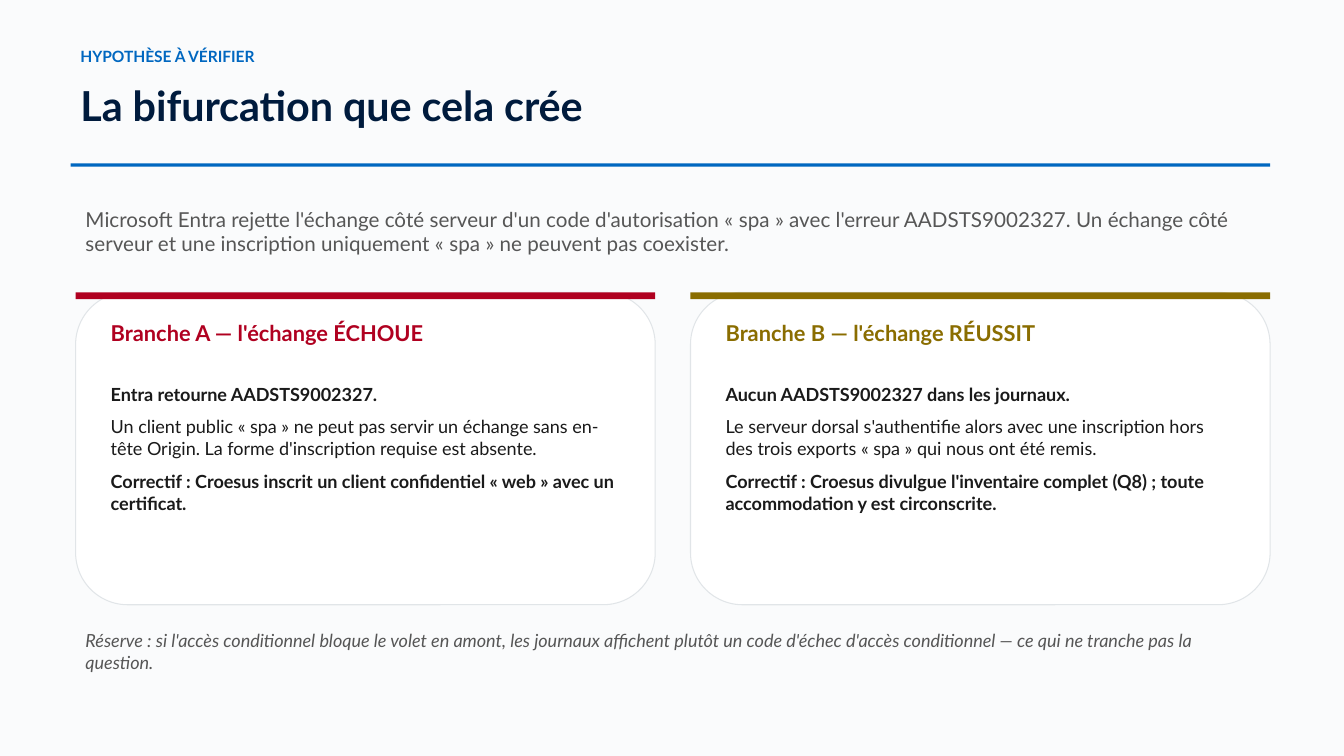
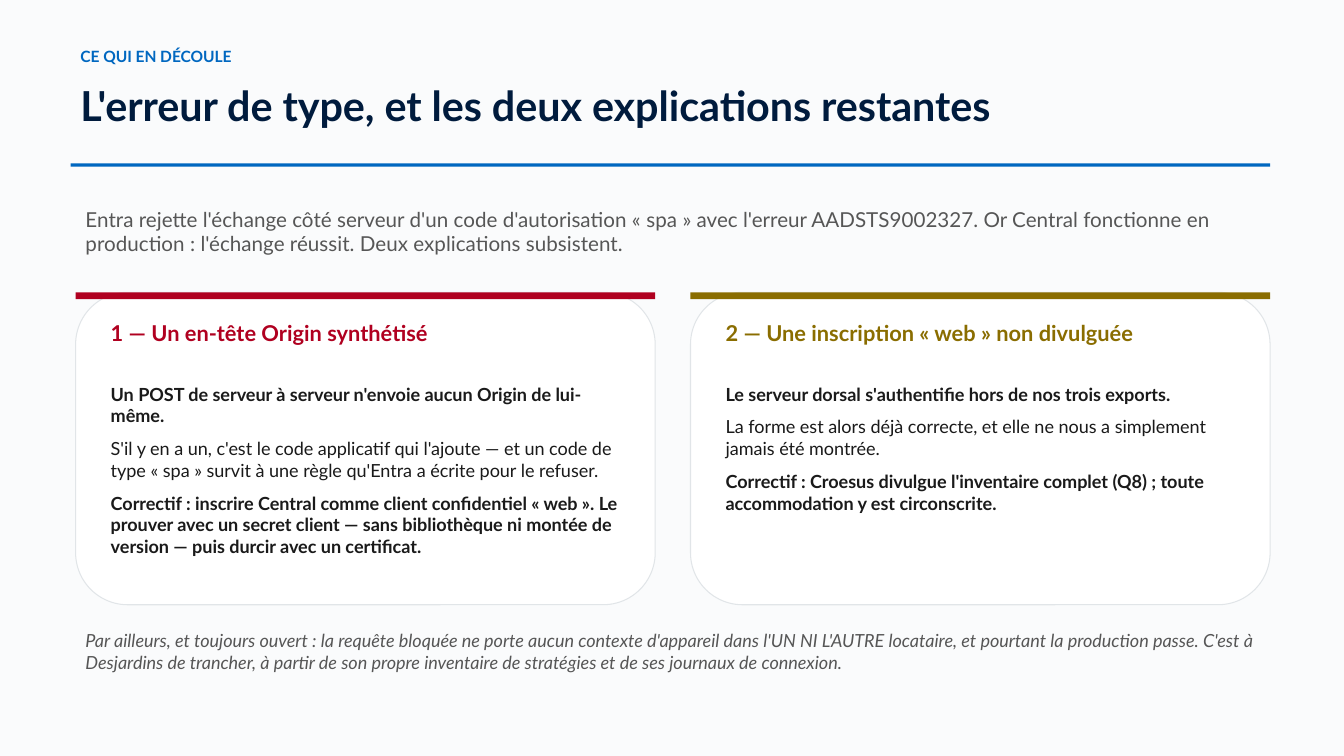
Before and after one commit to devopsabcs-engineering/croesus, a slide deck: slide 6 of docs/deck/croesus-session-deck-fr.pptx. Drawn at 1344x756 pixels with LibreOffice and Linux fonts; fonts in the diff are those of the drawing. Boxes give left, top, right and bottom in pixels: in the first picture for what was removed or moved away, otherwise in the second. Text is boxed around its words. In the diff, an @@ line names an element or a change of style, - is before the commit and + after.

Commit message:
Update evidence narrative and registration shape panel with findings from Croesus session
- Revised the evidence narrative to reflect the updated date and key findings from the three-way session with Croesus, emphasizing the type mismatch in application registration.
- Enhanced the RegistrationShapePanel component to clarify the distinction between `spa` and `web` platform registrations, including new findings and implications for GPD Central.
- Added a new document detailing the findings from the three-way session, outlining the current state, open questions, and potential routes for resolution.

```diff
--- a/docs/deck/croesus-session-deck-fr.pptx
+++ b/docs/deck/croesus-session-deck-fr.pptx
@@ text at (x1=80, y1=48, x2=231, y2=65): text changed @@
-HYPOTHÈSE À VÉRIFIER
+CE QUI EN DÉCOULE
@@ text at (x1=80, y1=90, x2=990, y2=128): text changed @@
-La bifurcation que cela crée
+L'erreur de type, et les deux explications restantes
@@ text at (x1=85, y1=212, x2=1209, y2=255): text changed @@
-Microsoft Entra rejette l'échange côté serveur d'un code d'autorisation « spa » avec l'erreur AADSTS9002327. Un échange côté serveur et une inscription uniquement « spa » ne peuvent pas coexister.
+Entra rejette l'échange côté serveur d'un code d'autorisation « spa » avec l'erreur AADSTS9002327. Or Central fonctionne en production : l'échange réussit. Deux explications subsistent.
@@ text at (x1=111, y1=324, x2=427, y2=345): text changed @@
-Branche A — l'échange ÉCHOUE
+1 — Un en-tête Origin synthétisé
@@ text at (x1=726, y1=324, x2=1133, y2=345): text changed @@
-Branche B — l'échange RÉUSSIT
+2 — Une inscription « web » non divulguée
@@ text at (x1=111, y1=387, x2=618, y2=556): text changed; bold on @@
-Entra retourne AADSTS9002327.
-Un client public « spa » ne peut pas servir un échange sans en-tête Origin. La forme d'inscription requise est absente.
-Correctif : Croesus inscrit un client confidentiel « web » avec un certificat.
+Un POST de serveur à serveur n'envoie aucun Origin de lui-même.
+S'il y en a un, c'est le code applicatif qui l'ajoute — et un code de type « spa » survit à une règle qu'Entra a écrite pour le refuser.
+Correctif : inscrire Central comme client confidentiel « web ». Le prouver avec un secret client — sans bibliothèque ni montée de version — puis durcir avec un certificat.
@@ text at (x1=726, y1=387, x2=1206, y2=459): text changed @@
-Aucun AADSTS9002327 dans les journaux.
-Le serveur dorsal s'authentifie alors avec une inscription hors des trois exports « spa » qui nous ont été remis.
+Le serveur dorsal s'authentifie hors de nos trois exports.
+La forme est alors déjà correcte, et elle ne nous a simplement jamais été montrée.
@@ text at (x1=85, y1=633, x2=1253, y2=673): text changed @@
-Réserve : si l'accès conditionnel bloque le volet en amont, les journaux affichent plutôt un code d'échec d'accès conditionnel — ce qui ne tranche pas la question.
+Par ailleurs, et toujours ouvert : la requête bloquée ne porte aucun contexte d'appareil dans l'UN NI L'AUTRE locataire, et pourtant la production passe. C'est à Desjardins de trancher, à partir de son propre inventaire de stratégies et de ses journaux de connexion.
```
Also in this commit, not shown: 10 other slides changed, 8 other files.
